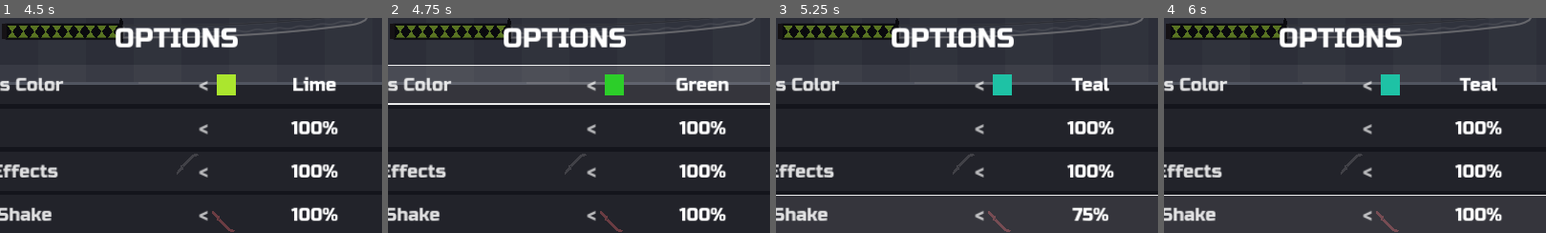
Above: before the commit, frames 1-4 (left to right).
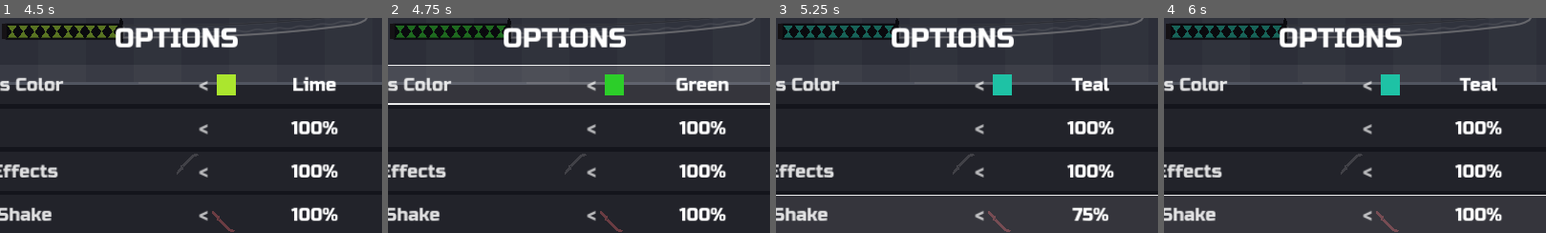
Above: after the commit, the same moments.

Repository: fredsbreads/game-off
Game: Godot game, scene res://scenes/main.tscn
The game is run twice, just before and just after one commit, with the same random seed, the same clock (stepped at 60 frames per second) and the same inputs. Sound files missing from this copy of the repository are replaced by a short silence.
Inputs (mouse positions are % of the whole screen's width and height, from its top left):
- Up to frame 1 (4.5 s): tap Enter at 0.5, 1.35 s; move the mouse to (72, 45) at 0.52 s; hold Right 0.53-1.28 s; hold J (tp_vertical) 0.53-1.28 s; click (72, 45) at 0.67 s; tap Space at 0.77, 1.52, 3.02, 3.77 s; move the mouse to (30, 55) at 1.27 s; hold Down 1.28-2.03 s; move the mouse to (60, 28) at 2.02 s; hold Right 2.03-2.78 s; tap Keypad Enter at 2.1 s; move the mouse to (45, 70) at 2.77 s; hold K (tp_forward) 2.78-3.53 s; tap C at 2.85 s; click (45, 70) at 2.92 s; move the mouse to (80, 65) at 3.52 s; hold Left from 3.53 s (still down); tap M at 3.6 s; tap P (pause) at 4.15 s; move the mouse to (20, 35) at 4.27 s; tap O at 4.35 s
- Up to frame 2 (4.75 s): keep holding Left; tap Space at 4.52 s
- Up to frame 3 (5.25 s): tap Space at 5 s; move the mouse to (55, 50) at 5.02 s; release Left at 5.03 s; hold Down from 5.03 s (still down); hold Shift from 5.03 s (still down); click (55, 50) at 5.17 s
- Up to frame 4 (6 s): tap Enter at 5.75 s; move the mouse to (35, 25) at 5.77 s; release Down at 5.78 s; release Shift at 5.78 s; hold Right from 5.78 s (still down); tap L at 5.85 s
The pictures show only the part of the screen within x 27-77%, y 9-59%; the shares and areas given below are measured in that part.

Frame 1 is identical in both runs. In frame 2, 0.8% of the frame differs, in the area x 2-31%, y 3-10%; in frame 3, 0.8%; in frame 4, 0.8%.

Commit message:
A colour picked in Options while paused shows at once on the katana, HUD and markers

Diff:
--- a/scripts/auto_overlay.gd
+++ b/scripts/auto_overlay.gd
@@ -36,7 +36,9 @@
 
 func _process(delta: float) -> void:
 	if get_tree().paused:
-		return   # (frozen with the game)
+		if visible:
+			queue_redraw()   # frozen with the game, but redrawn (a colour picked in Options)
+		return
 	_t += delta
 	_fade = clampf(_fade + (delta / 0.15 if _active else -delta / 0.3), 0.0, 1.0)
 	_poke = maxf(_poke - delta / 0.35, 0.0)
--- a/scripts/main.gd
+++ b/scripts/main.gd
@@ -521,6 +521,11 @@
 ## An option changed on the Options screen: a sound previews the new
 ## sound-effects volume (the clash of a duel: what you hear most).
 func _on_option_changed(key: String) -> void:
+	if key == "colour" or key == "reset":
+		# Her markers are coloured in code each frame, which stops while paused:
+		# recolour them now, so a colour picked over the game shows at once.
+		player._update_markers(0.0)
+		player.queue_redraw()
 	if key == "sfx" or key == "reset":
 		_clash_sound.pitch_scale = 1.0
 		_clash_sound.play()
--- a/scripts/top_bar.gd
+++ b/scripts/top_bar.gd
@@ -131,8 +131,11 @@
 
 
 func _process(delta: float) -> void:
-	if not visible or get_tree().paused:
-		return   # (frozen with the game while paused)
+	if not visible:
+		return
+	if get_tree().paused:
+		queue_redraw()   # frozen with the game, but redrawn: a colour picked in Options shows at once
+		return
 	if not _result.is_empty():
 		_result_t += delta
 		if _result_t < RESULT_ACT and _result["grade"] != "DROPPED":
